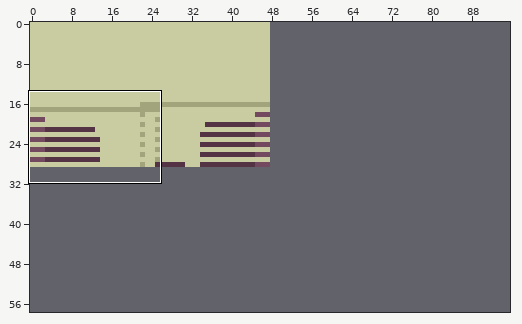
Tiled map (JSON) -- assets/Tilemaps/hub_test.tmj. Above, an overview of the earlier version with the close-up marked.
Close-up. Earlier state:
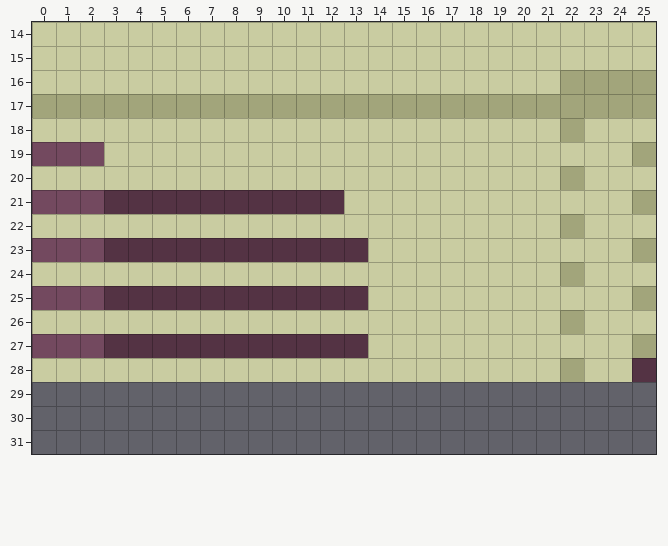
Cells are 16x16 px. Shown: x 0..25, y 14..31. The commit also changed other parts of the map, which this record leaves out. The commit also replaced the tileset; all pictures use the new one.
The same view after the edit:
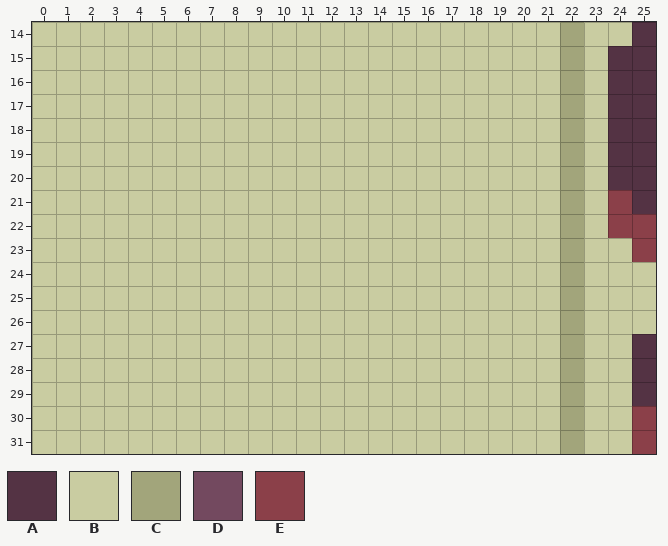
Key: from "hub_test": A 0, B 20, C 790, D 909, E 1474.
_ is an empty cell.
Changes in this commit:
Layer "Kachelebene 1":
y 14: x 22 B -> C; x 25 B -> A
y 15: x 22 B -> C; x 24..25 BB -> AA
y 16: x 23..25 CCC -> BAA
y 17: x 0..21 CCCCCCCCCCCCCCCCCCCCCC -> BBBBBBBBBBBBBBBBBBBBBB; x 23..25 CCC -> BAA
y 18: x 24..25 BB -> AA
y 19: x 0..2 DDD -> BBB; x 22 B -> C; x 24..25 BC -> AA
y 20: x 24..25 BB -> AA
y 21: x 0..12 DDDAAAAAAAAAA -> BBBBBBBBBBBBB; x 22 B -> C; x 24..25 BC -> EA
y 22: x 24..25 BB -> EE
y 23: x 0..13 DDDAAAAAAAAAAA -> BBBBBBBBBBBBBB; x 22 B -> C; x 25 C -> E
y 25: x 0..13 DDDAAAAAAAAAAA -> BBBBBBBBBBBBBB; x 22 B -> C; x 25 C -> B
y 27: x 0..13 DDDAAAAAAAAAAA -> BBBBBBBBBBBBBB; x 22 B -> C; x 25 C -> A
y 29: x 0..25 __________________________ -> BBBBBBBBBBBBBBBBBBBBBBCBBA
y 30..31: x 0..25 __________________________ -> BBBBBBBBBBBBBBBBBBBBBBCBBE
